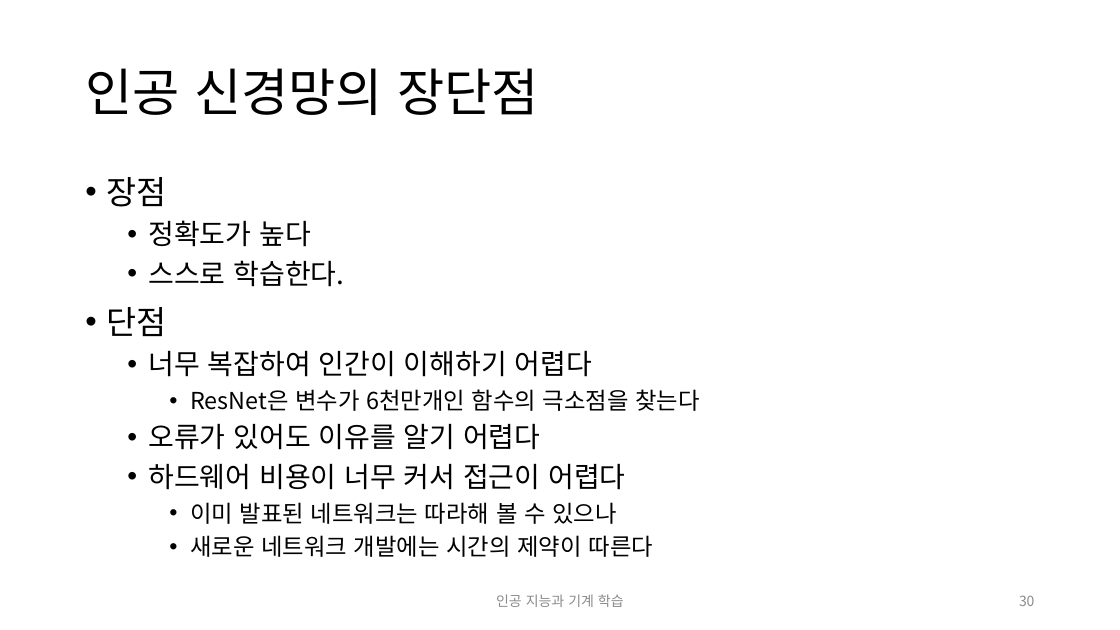
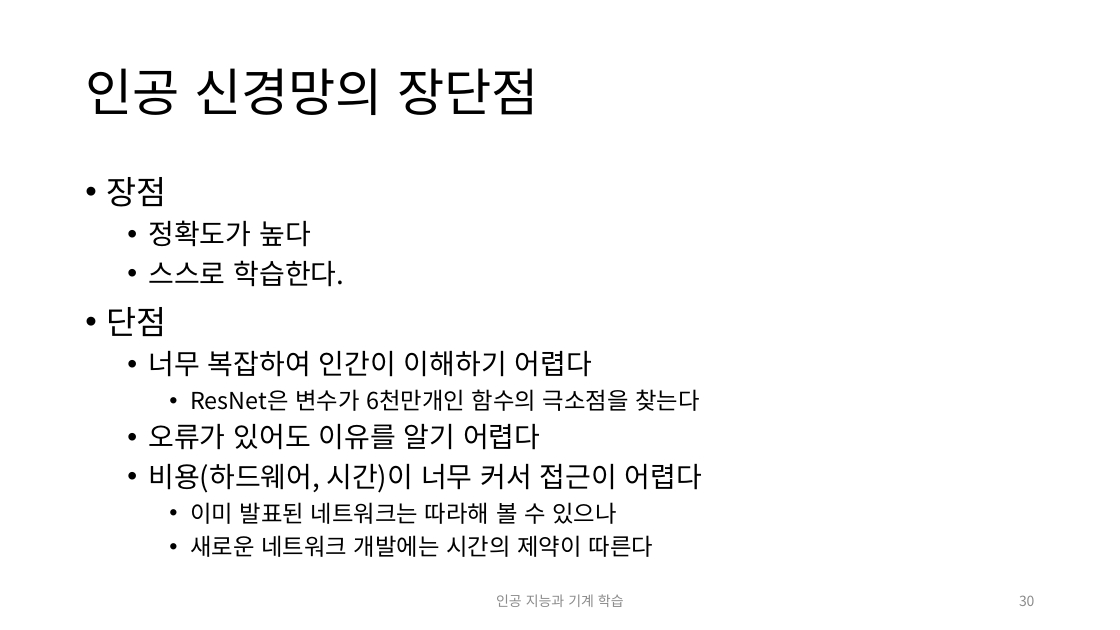
Before and after one commit to ggorr/MachineLearning, a slide deck: slide 30 of 인공 지능과 기계 학습.pptx. Drawn at 1120x630 pixels with LibreOffice and Linux fonts; fonts in the diff are those of the drawing. Boxes give left, top, right and bottom in pixels: in the first picture for what was removed or moved away, otherwise in the second. Text is boxed around its words. In the diff, an @@ line names an element or a change of style, - is before the commit and + after.

```diff
--- a/인공 지능과 기계 학습.pptx
+++ b/인공 지능과 기계 학습.pptx
@@ text at <box>148,463,702,493</box>: text changed @@
-  • 하드웨어 비용이 너무 커서 접근이 어렵다
+  • 비용(하드웨어, 시간)이 너무 커서 접근이 어렵다
```
Also in this commit, not shown: 14 other slides changed.
